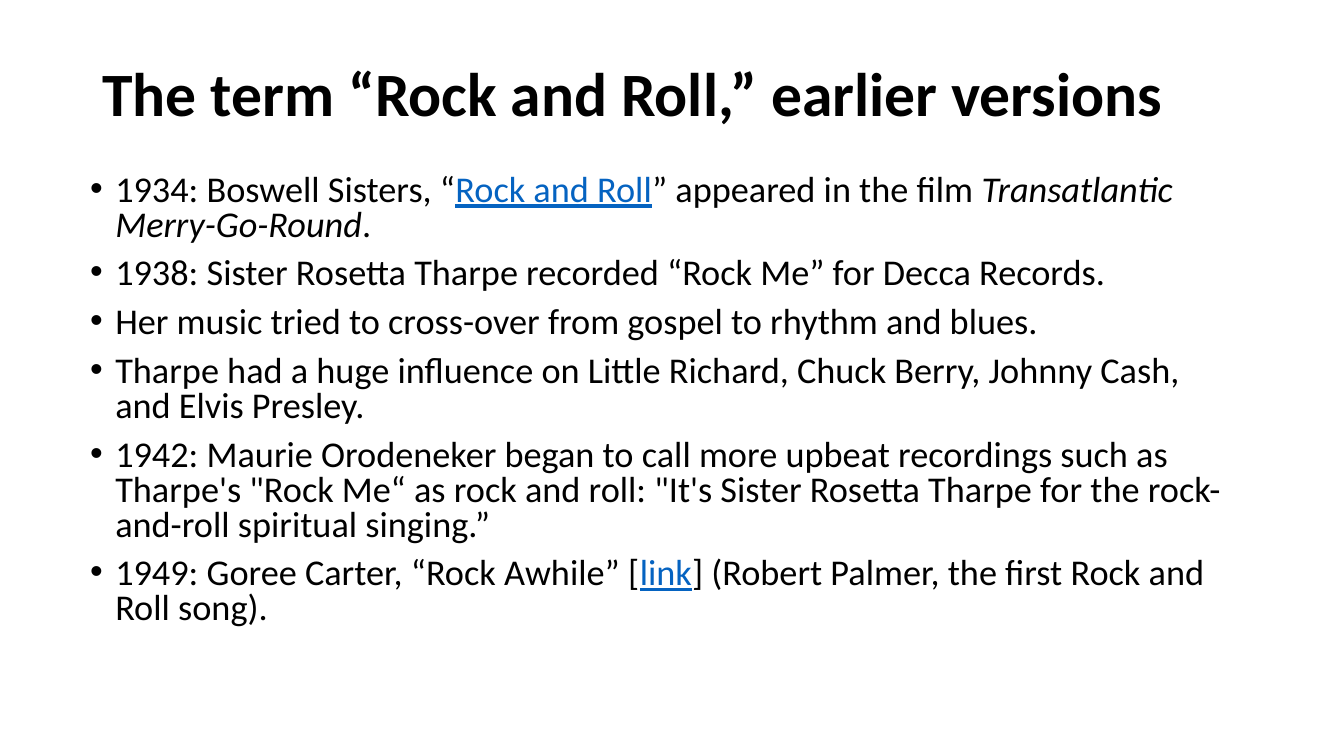
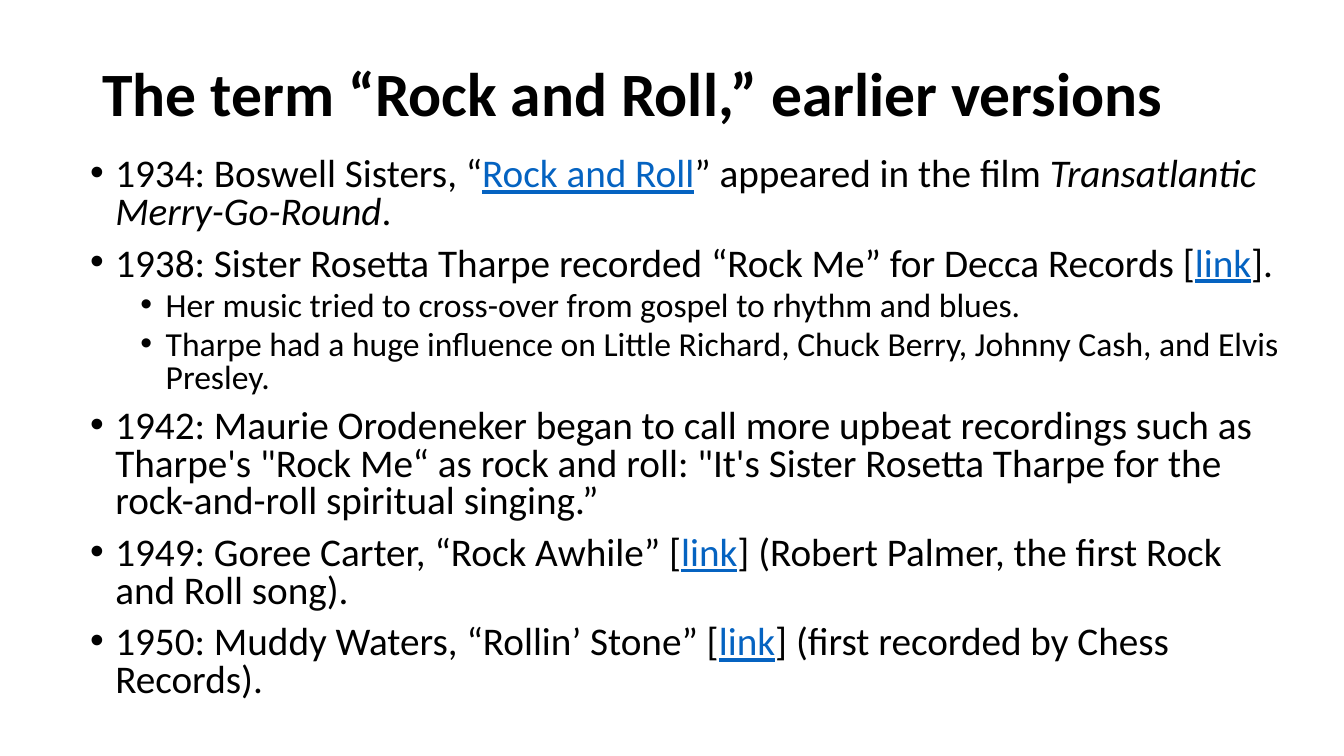
Before and after one commit to mrbaker1917/website, a slide deck: slide 2 of HSTR121/ppts/RockEmerges.pptx. Drawn at 1344x756 pixels with LibreOffice and Linux fonts; fonts in the diff are those of the drawing; background and template pictures are left out. Boxes give left, top, right and bottom in pixels: in the first picture for what was removed or moved away, otherwise in the second. Text is boxed around its words. In the diff, an @@ line names an element or a change of style, - is before the commit and + after.

```diff
--- a/HSTR121/ppts/RockEmerges.pptx
+++ b/HSTR121/ppts/RockEmerges.pptx
@@ text "1934: Boswell Sisters, “Rock and ...": place and size @@
-text "1934: Boswell Sisters, “Rock and ..." at bbox=[115, 176, 1221, 627]
+text "1934: Boswell Sisters, “Rock and ..." at bbox=[115, 159, 1278, 699]
@@ text at bbox=[115, 159, 1278, 611]: size 25.9 to 28 pt in "1934: Boswell Sisters, “Rock and Roll” appeared ...", "1942: Maurie Orodeneker began to call more ...", "1949: Goree Carter, “Rock Awhile” [link] (Robert ..."; size 25.9 to 24 pt in "Her music tried to cross-over from gospel ...", "Tharpe had a huge influence on Little ..."; list level 1 to 2 in "Her music tried to cross-over ..."; list level 1 to 2 in "Tharpe had a huge influence ..." @@
@@ text at bbox=[115, 248, 1273, 284]: text changed; size 25.9 to 28 pt @@
-• 1938: Sister Rosetta Tharpe recorded “Rock Me” for Decca Records.
+• 1938: Sister Rosetta Tharpe recorded “Rock Me” for Decca Records [link].
@@ text at bbox=[115, 626, 1169, 699]: paragraph added @@
+• 1950: Muddy Waters, “Rollin’ Stone” [link] (first recorded by Chess Records).
```
Also in this commit, not shown: 1 other slide changed, 2 slides added, 1 other file.
